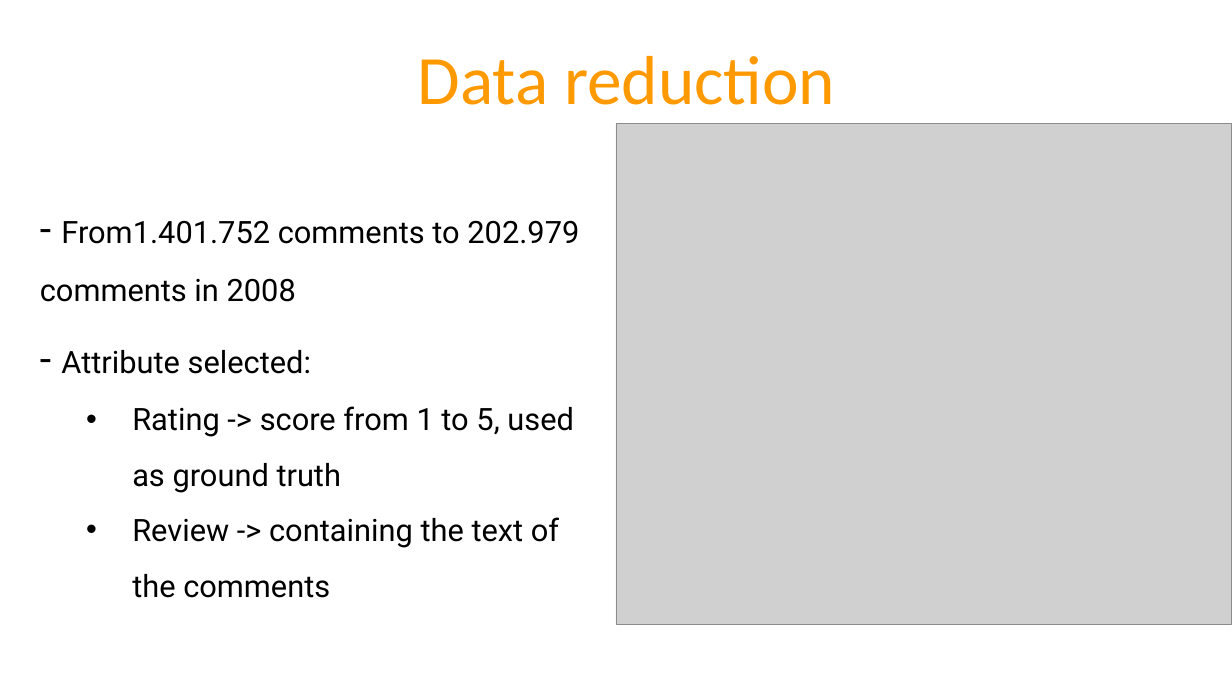
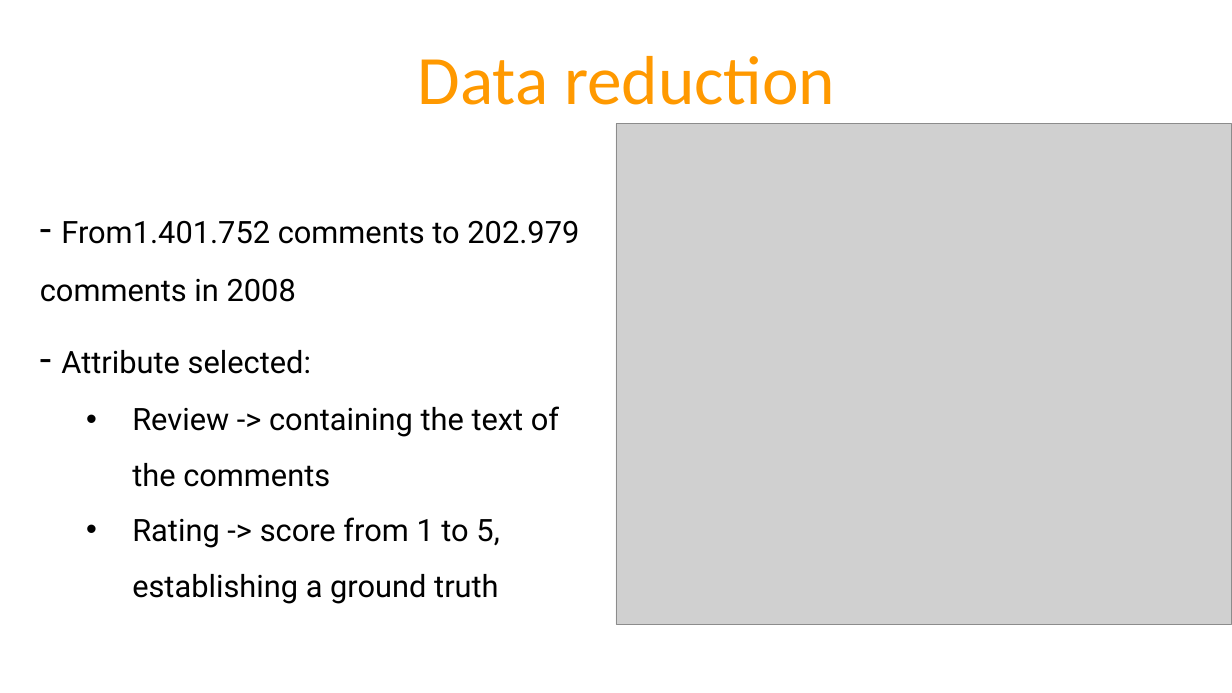
Before and after one commit to IreneCantini/Recysis, a slide deck: slide 10 of Recysis.pptx. Drawn at 1232x693 pixels with LibreOffice and Linux fonts; fonts in the diff are those of the drawing; grey boxes stand for pictures. Boxes give left, top, right and bottom in pixels: in the first picture for what was removed or moved away, otherwise in the second. Text is boxed around its words. In the diff, an @@ line names an element or a change of style, - is before the commit and + after.

```diff
--- a/Recysis.pptx
+++ b/Recysis.pptx
@@ text at box(132, 406, 574, 493): paragraph removed @@
-  • Rating -> score from 1 to 5, used as ground truth
@@ text at box(132, 517, 499, 604): paragraph added @@
+  • Rating -> score from 1 to 5, establishing a ground truth
```
Also in this commit, not shown: 6 other slides changed.
